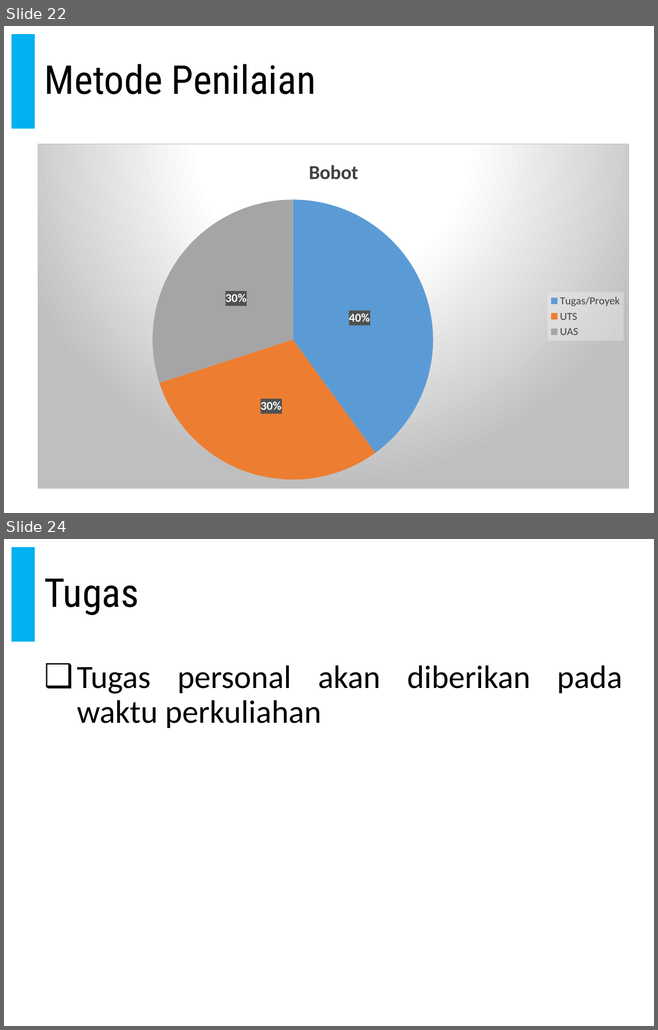
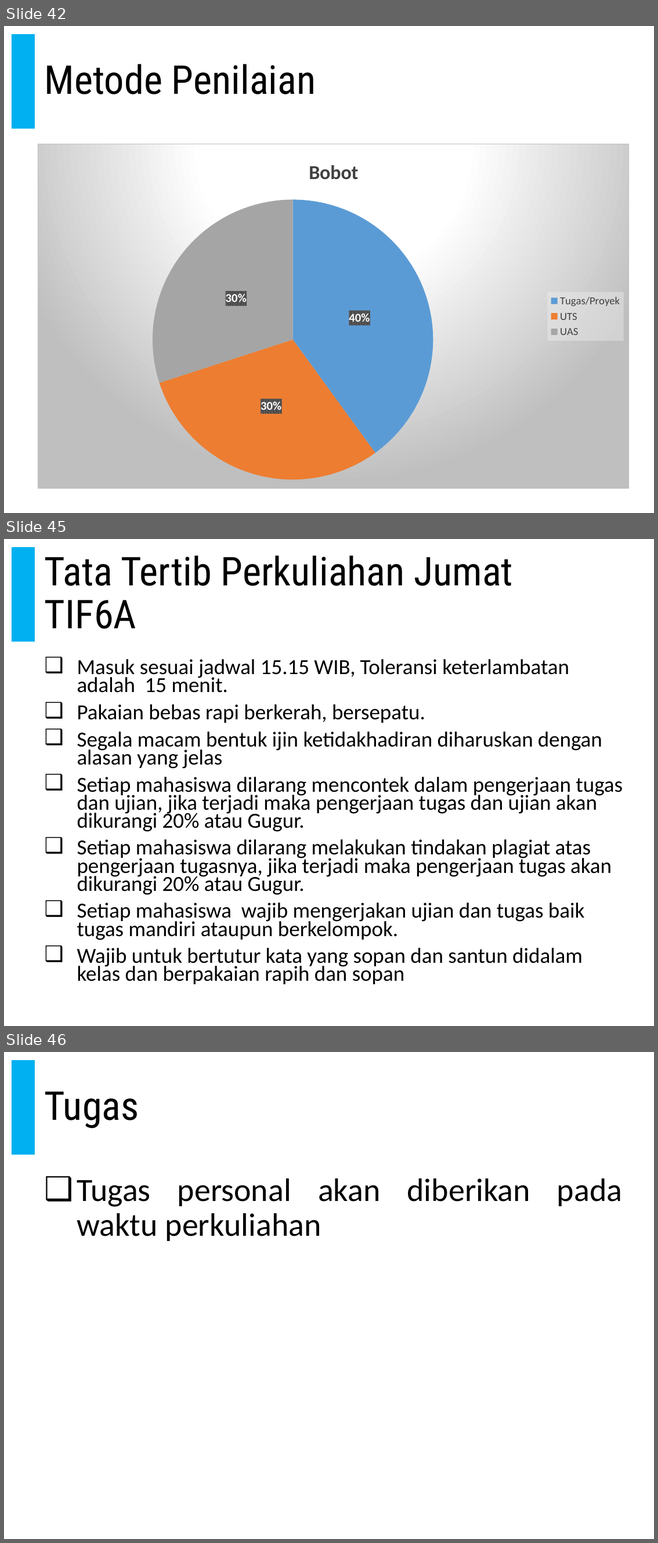
Before and after one commit to doniaft/Proyek-Perangkat-Lunak, a slide deck: 1. Bahan Ajar/01. PPL - Pendahuluan.pptx. Shown one above the other, each under a label of ours: slides 22 and 24 before the commit, slides 42, 45 and 46 after it; the slides between them are not shown. The pictures are 658x1030 and 658x1543 pixels, drawn with LibreOffice and Linux fonts; fonts in the diff are those of the drawing. Boxes give left, top, right and bottom in pixels: in the first picture for what was removed or moved away, otherwise in the second. Text is boxed around its words. In the diff, an @@ line names an element or a change of style, - is before the commit and + after.

```diff
--- a/1. Bahan Ajar/01. PPL - Pendahuluan.pptx
+++ b/1. Bahan Ajar/01. PPL - Pendahuluan.pptx
@@ slide 45 added at [4,539,654,1026], background #FFFFFF; not listed: 2 template elements that a slide beside it also shows @@
@@ title added at [45,555,513,629], 44 pt, text #000000 @@
+Tata Tertib Perkuliahan Jumat TIF6A
@@ text added at [77,659,622,984], 23.8 pt, text #000000 @@
+❑ Masuk sesuai jadwal 15.15 WIB, Toleransi keterlambatan adalah 15 menit.
+❑ Pakaian bebas rapi berkerah, bersepatu.
+❑ Segala macam bentuk ijin ketidakhadiran diharuskan dengan alasan yang jelas
+❑ Setiap mahasiswa dilarang mencontek dalam pengerjaan tugas dan ujian, jika terjadi maka pengerjaan tugas dan ujian akan dikurangi 20% atau Gugur.
+❑ Setiap mahasiswa dilarang melakukan tindakan plagiat atas pengerjaan tugasnya, jika terjadi maka pengerjaan tugas akan dikurangi 20% atau Gugur.
+❑ Setiap mahasiswa wajib mengerjakan ujian dan tugas baik tugas mandiri ataupun berkelompok.
+❑ Wajib untuk bertutur kata yang sopan dan santun didalam kelas dan berpakaian rapih dan sopan
@@ what was slide 22 is now slide 42 @@
@@ what was slide 24 is now slide 46 @@
```
Also in this commit, not shown: 3 slides changed, 21 other slides added, 2 other files.
